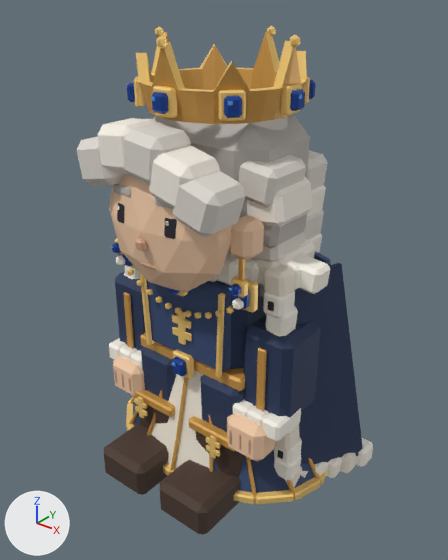
Two versions of the glTF model src/game/models/castle/royals/queen.glb, one commit apart.
Camera for both pictures: a 50 mm camera at (1.49, -1.86, 2.06) aimed at (0.05, -0.06, 0.95). Lighting does not change. The marker at lower left points along +X, +Y and +Z. The picture after the commit comes second. Where no turn or scale is listed for an object, it has been applied to the vertices.

In view in the first picture: 'Indigo bodice front', 'Jeweled gold crown', 'Panelled bell gown', 'Royal animation rig - Dynasty antique gold', 'Royal animation rig - Dynasty fur tips', 'Royal animation rig - Dynasty gold edge', 'Royal animation rig - Dynasty midnight wool', 'Royal face', 'Royal head rig - Dynasty hair shade', 'Royal head rig - Dynasty silver hair', 'Royal head rig - Dynasty white hair', 'Royal right leg rig - Dynasty dark leather', 'right navy sleeve' and 36 more.
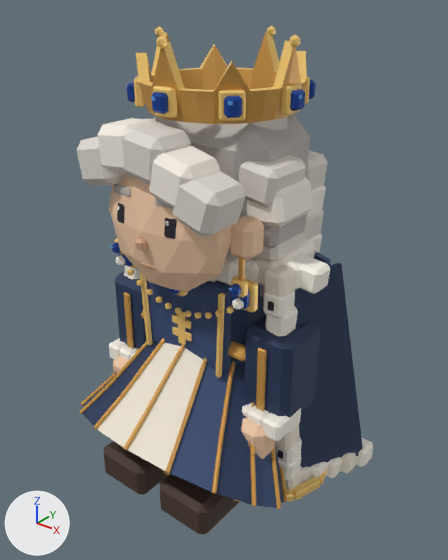
Edits to the bpy script that builds the scene:
```text
Change ob_panelled_bell_gown:
    ob_panelled_bell_gown.location: (0.0, 0.0, 0.0) -> (0.0, -0.43, 0.136)
    ob_panelled_bell_gown.rotation_euler: (0.0, 0.0, 0.0) -> (-0.611, 0.0, 0.0)  # degrees (0, 0, 0) -> degrees (-35, 0, 0)
Change ob_royal_animation_rig___dynasty_antique_gold:
    ob_royal_animation_rig___dynasty_antique_gold.location: (0.0, -0.02, 0.71) -> (0.0, -0.0393, 0.729)
    ob_royal_animation_rig___dynasty_antique_gold.rotation_euler: (0.0, 0.0, 0.0) -> (-0.611, 0.0, 0.0)  # degrees (0, 0, 0) -> degrees (-35, 0, 0)
```

Location of each change, [x1, y1, x2, y2] in pixels of the pictures (448 x 560 px):
'Panelled bell gown', moved, turned
    before: [133, 370, 315, 493]
    after: [83, 340, 284, 508]
'Royal animation rig - Dynasty antique gold', moved, turned
    before: [129, 333, 321, 500]
    after: [80, 311, 288, 509]
'right trouser leg', unchanged, covered by the edit
    before: [201, 375, 245, 432]
    after: [234, 387, 241, 396]
'left trouser leg', unchanged, covered by the edit
    before: [141, 347, 176, 401]
